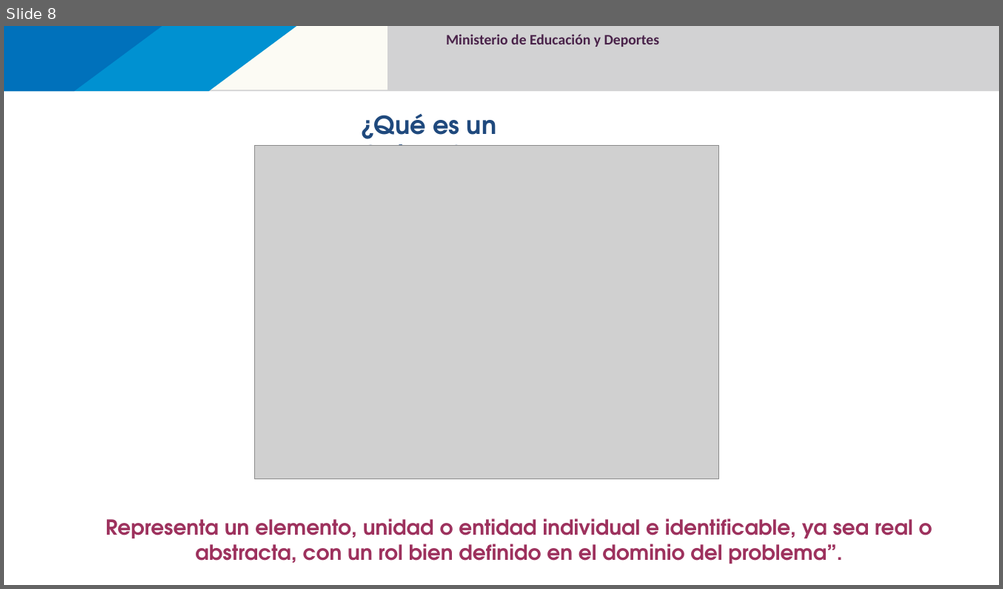
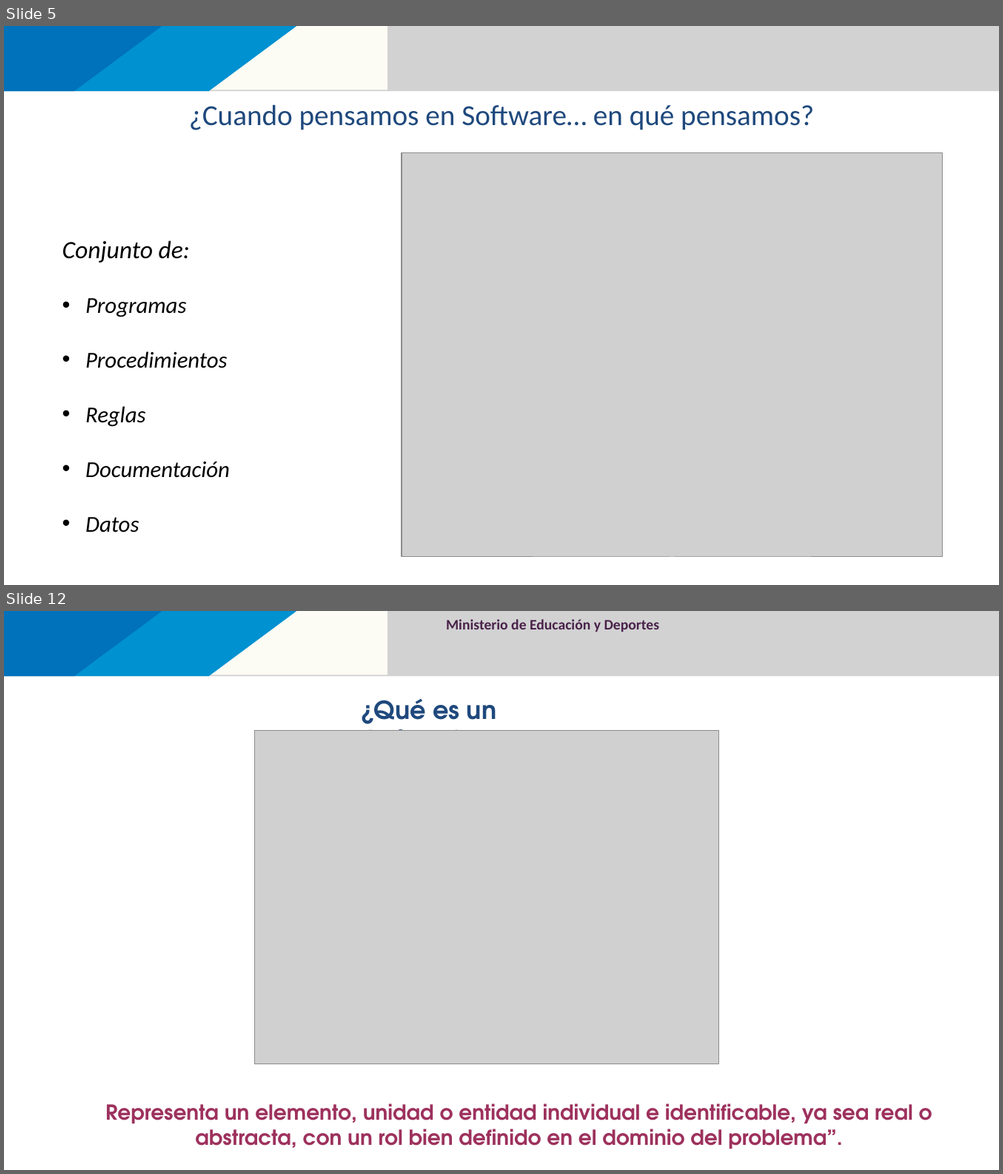
Before and after one commit to 111milprogramadores/presentaciones, a slide deck: POO_Paradigma_y_UML.pptx. Shown one above the other, each under a label of ours: slide 8 before the commit, slides 5 and 12 after it; the slides between them are not shown. The pictures are 1003x589 and 1003x1174 pixels, drawn with LibreOffice and Linux fonts; fonts in the diff are those of the drawing; grey boxes stand for pictures; background and template pictures are left out. Boxes give left, top, right and bottom in pixels: in the first picture for what was removed or moved away, otherwise in the second. Text is boxed around its words. In the diff, an @@ line names an element or a change of style, - is before the commit and + after.

```diff
--- a/POO_Paradigma_y_UML.pptx
+++ b/POO_Paradigma_y_UML.pptx
@@ slide 5 added at [4,26,999,585], background #FFFFFF; not listed: 4 template elements that a slide beside it also shows @@
@@ title added at [189,104,814,130], 28 pt, text #1F497D @@
+¿Cuando pensamos en Software… en qué pensamos?
@@ picture added at [401,153,942,557] @@
@@ text added at [62,241,230,533], 22 pt, text #000000, italic @@
+Conjunto de:
+• Programas
+• Procedimientos
+• Reglas
+• Documentación
+• Datos
@@ what was slide 8 is now slide 12 @@
```
Also in this commit, not shown: 72 slides changed, 4 other slides added, 1 slide removed, 2 other files.
